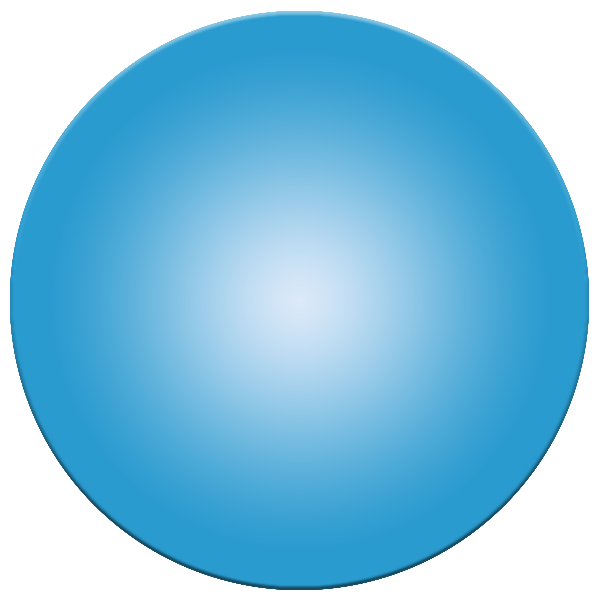
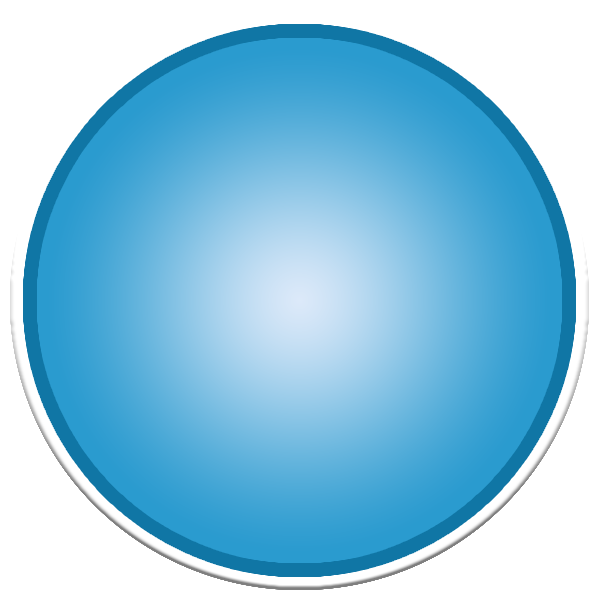
Layered file, before and after one edit (600x600). Changes by layer:
pixels changed over [10, 11, 589, 590] (layer not identified)
